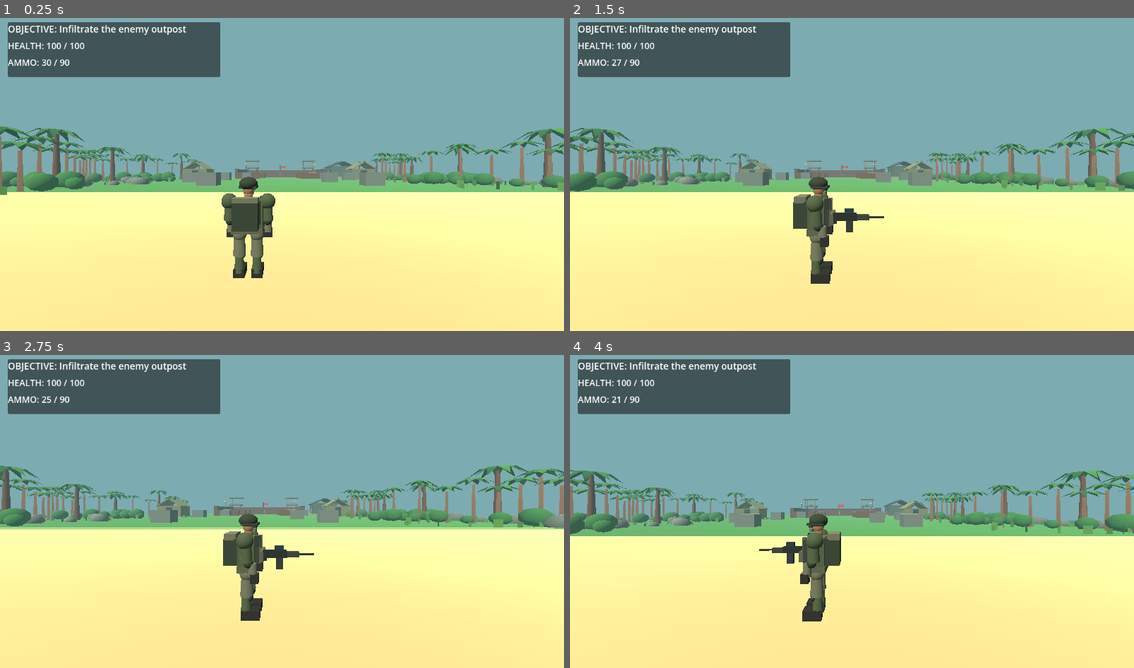
Above: before the commit, frames 1-4 (two rows, left to right).
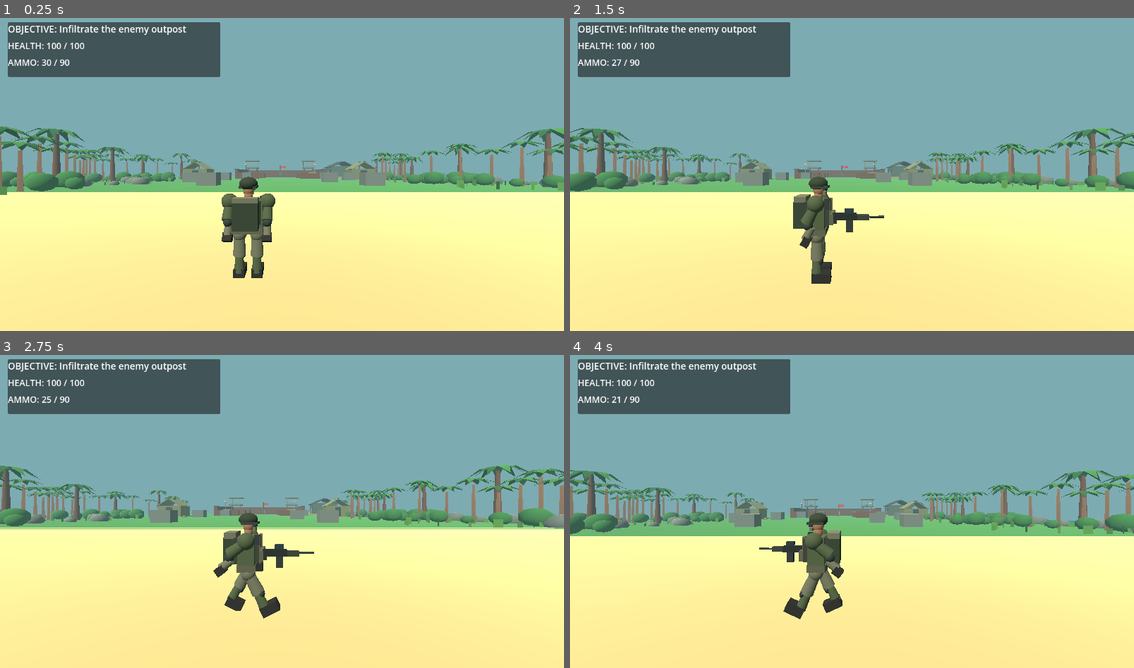
Above: after the commit, the same moments.

Repository: gauravprajapat-23/commando-assesian
Game: Godot game, scene res://scenes/main.tscn
Two runs of this game, one before a commit and one after it. Both use one fixed random seed, a clock stepped at 60 frames per second and the inputs below.
Inputs (mouse positions are in pixels of both pictures, inside the frame that each line leads up to):
- Up to frame 1 (0.25 s): no input
- Up to frame 2 (1.5 s): tap Enter at 0.5 s; move the mouse to (976, 155) at 0.52 s; hold D 0.53-1.25 s; tap 1 at 0.6 s; click (976, 155) at 0.67 s; tap Space at 0.77 s; drag from (739, 187) to (823, 237) at 1.27 s
- Up to frame 3 (2.75 s): tap Space at 2 s; move the mouse to (338, 439) at 2.02 s; hold D from 2.03 s (still down); tap 3 at 2.1 s
- Up to frame 4 (4 s): release D at 2.75 s; drag from (823, 574) to (682, 461) at 2.77 s; tap Enter at 3.5 s; move the mouse to (1021, 558) at 3.52 s; hold A from 3.53 s (still down); tap C at 3.6 s; tap Space at 3.77 s

The runs differ from the first frame. In frame 1, 0.2% of the frame differs, in the area x 39-49%, y 55-72%; in frame 2, 0.3%; in frame 3, 1.2%; in frame 4, 1.3%, in the area x 33-49%, y 50-86%.

Commit message:
Drive commando limb walking and crouch visuals from existing player controller

Diff:
--- a/scripts/player/commando_controller.gd
+++ b/scripts/player/commando_controller.gd
@@ -121,6 +121,8 @@
     move_and_slide()
     if desired.length_squared() > 0.001:
         body_visual.rotation.y = lerp_angle(body_visual.rotation.y, atan2(-desired.x, -desired.z) - rotation.y, minf(1.0, delta * 12.0))
+    if body_visual.has_method("animate_character"):
+        body_visual.call("animate_character", delta, move_input.length(), bool(controls.get("sprint", false)), bool(controls.get("aim", false)), crouched, is_dead)
     if bool(controls.get("reload", false)):
         start_reload()
     if bool(controls.get("fire", false)):
